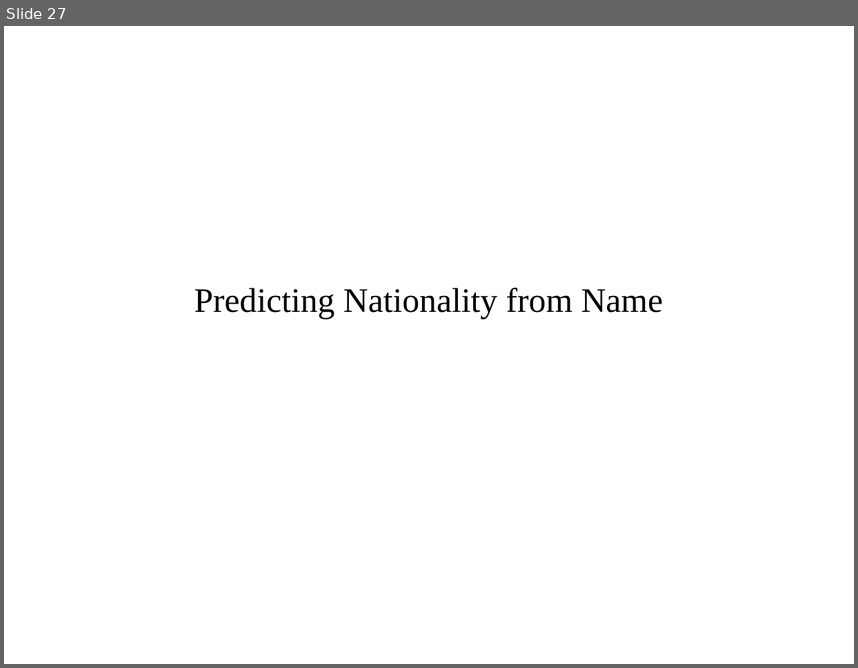
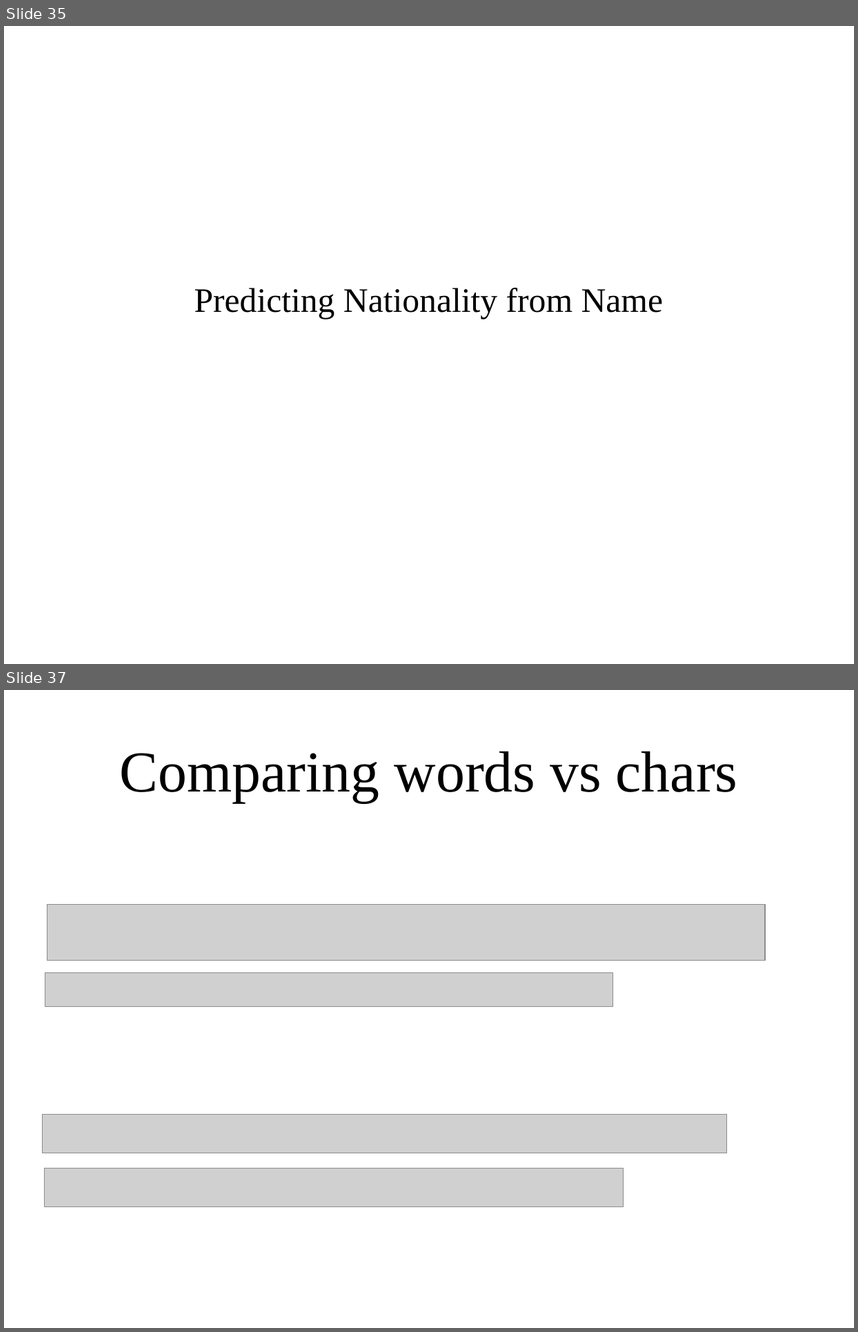
Before and after one commit to amueller/applied_ml_spring_2017, a slide deck: slides/aml-19-040317.odp. Shown one above the other, each under a label of ours: slide 27 before the commit, slides 35 and 37 after it; the slides between them are not shown. The pictures are 858x668 and 858x1332 pixels, drawn with LibreOffice and Linux fonts; fonts in the diff are those of the drawing; grey boxes stand for pictures. Boxes give left, top, right and bottom in pixels: in the first picture for what was removed or moved away, otherwise in the second. Text is boxed around its words. In the diff, an @@ line names an element or a change of style, - is before the commit and + after.

```diff
--- a/slides/aml-19-040317.odp
+++ b/slides/aml-19-040317.odp
@@ slide 37 added at <box>4,690,854,1328</box>, background #FFFFFF @@
@@ title added at <box>120,751,738,802</box>, 54 pt, text #000000 @@
+Comparing words vs chars
@@ picture added at <box>47,905,765,960</box> @@
@@ picture added at <box>45,972,613,1006</box> @@
@@ picture added at <box>43,1114,727,1153</box> @@
@@ picture added at <box>44,1168,624,1207</box> @@
@@ what was slide 27 is now slide 35 @@
```
Also in this commit, not shown: 2 slides changed, 23 other slides added, 6 slides removed, 2 other files.
